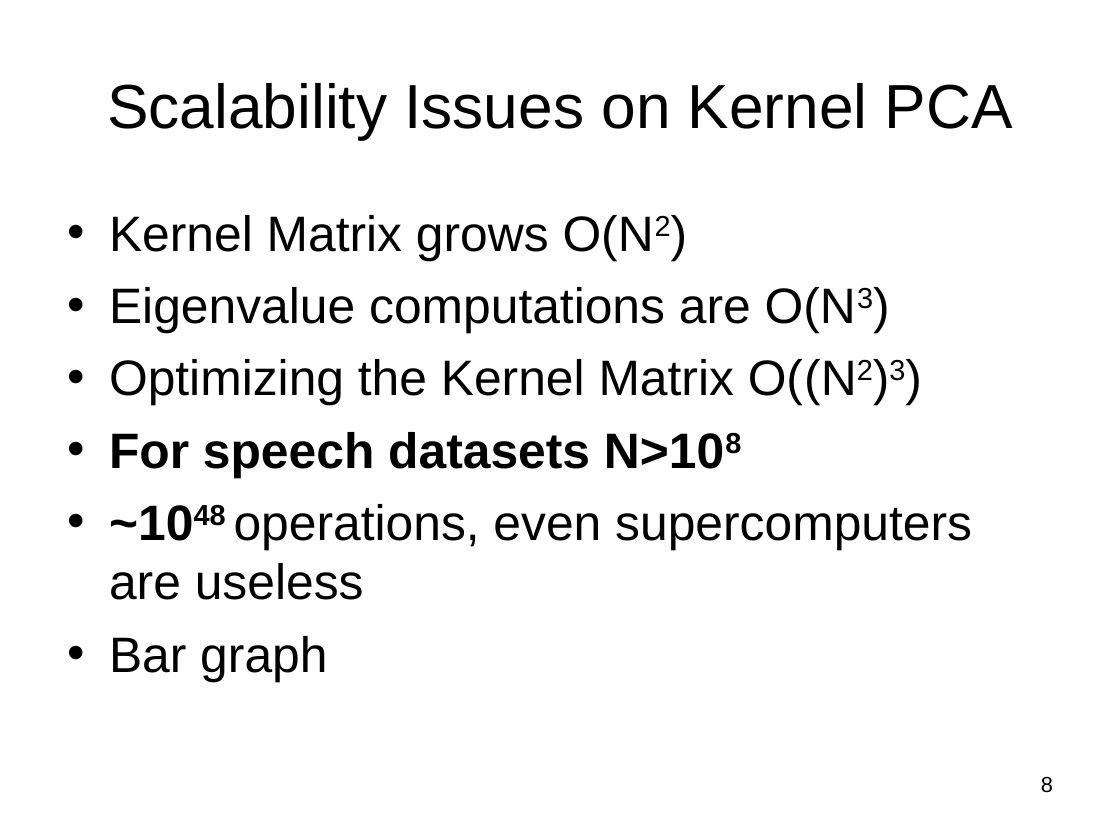
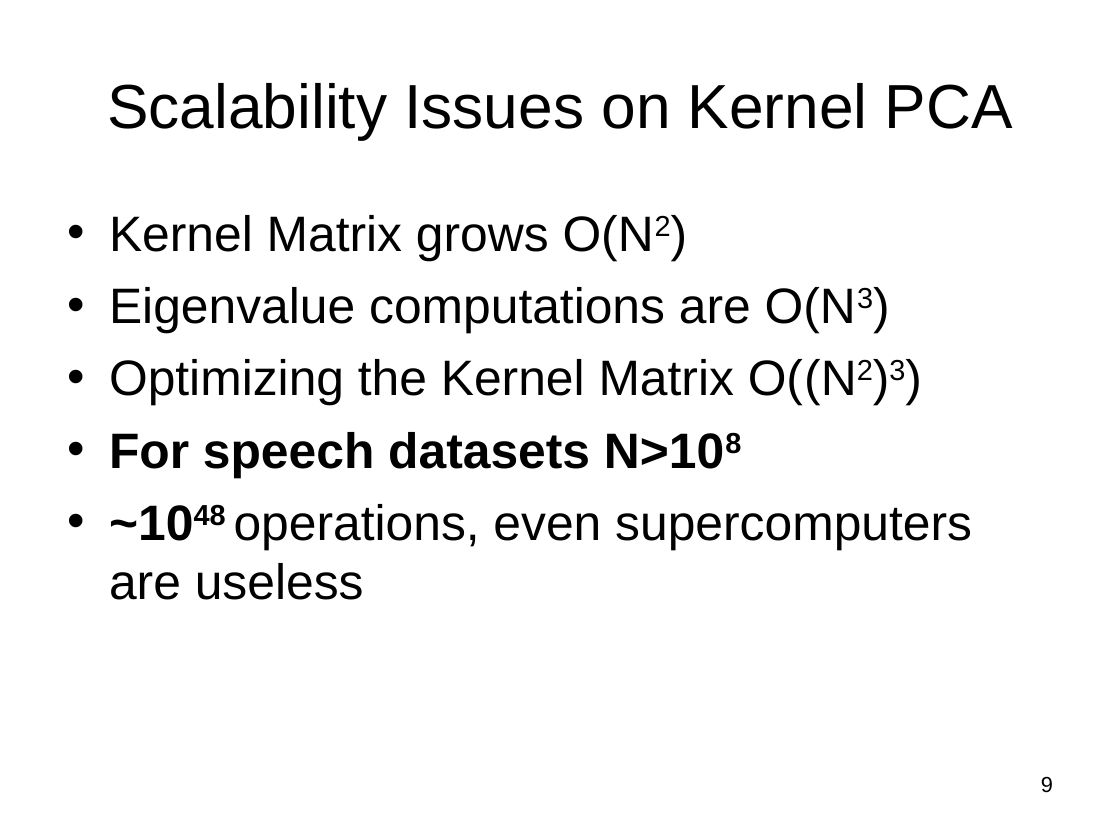
Before and after one commit to subailong/mlpack, a slide deck: slide 9 of fastlib/u/nvasil/docs/proposal/proposal.ppt (slide 8 before the commit). Drawn at 1120x840 pixels with LibreOffice and Linux fonts; fonts in the diff are those of the drawing. Boxes give left, top, right and bottom in pixels: in the first picture for what was removed or moved away, otherwise in the second. Text is boxed around its words. In the diff, an @@ line names an element or a change of style, - is before the commit and + after.

```diff
--- a/fastlib/u/nvasil/docs/proposal/proposal.ppt
+++ b/fastlib/u/nvasil/docs/proposal/proposal.ppt
@@ text at [109,636,327,682]: paragraph removed @@
-• Bar graph
@@ page number at [1041,776,1053,793]: text changed @@
-8
+9
```
Also in this commit, not shown: 3 other slides changed, 7 slides added, 4 slides removed, 2 other files.
